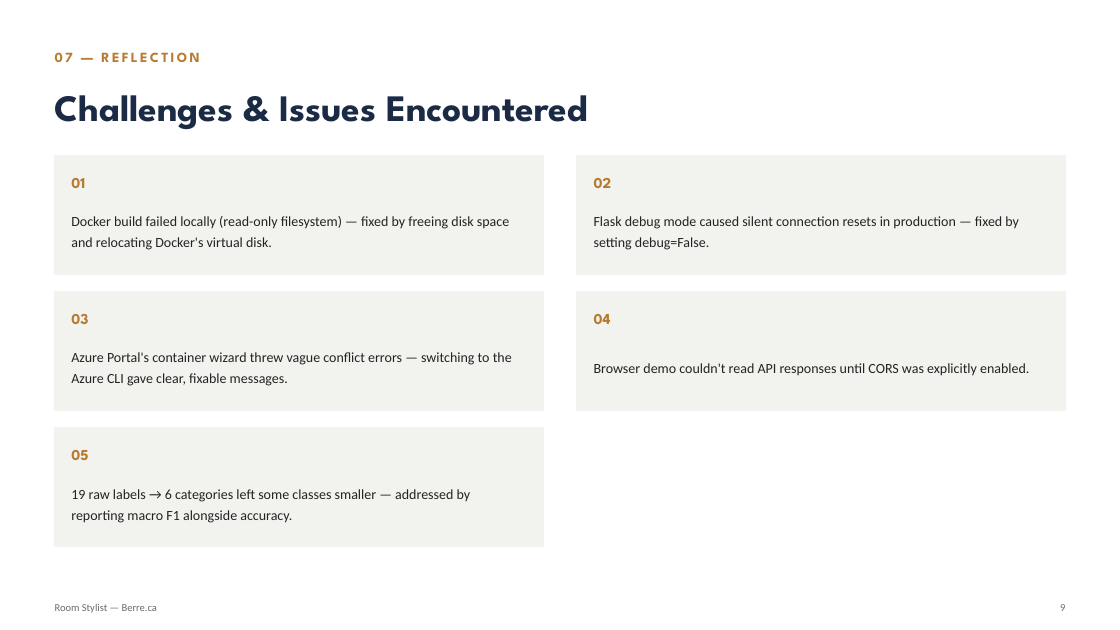
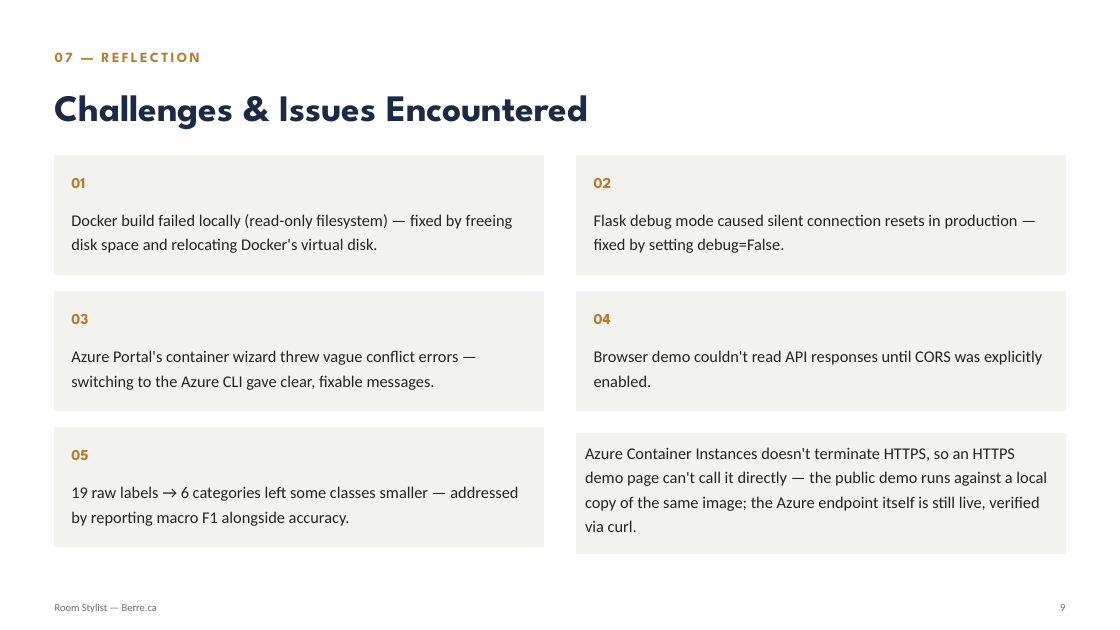
Before and after one commit to Atash22/room-stylist-berre, a slide deck: slide 9 of docs/Room_Stylist_Presentation.pptx. Drawn at 1120x630 pixels with LibreOffice and Linux fonts; fonts in the diff are those of the drawing. Boxes give left, top, right and bottom in pixels: in the first picture for what was removed or moved away, otherwise in the second. Text is boxed around its words. In the diff, an @@ line names an element or a change of style, - is before the commit and + after.

```diff
--- a/docs/Room_Stylist_Presentation.pptx
+++ b/docs/Room_Stylist_Presentation.pptx
@@ rectangle added at (577, 434, 1066, 554), fill #F2F2EF, outline #F2F2EF 1 pt, 14 pt, text #232323 @@
+Azure Container Instances doesn't terminate HTTPS, so an HTTPS demo page can't call it directly — the public demo runs against a local copy of the same image; the Azure endpoint itself is still live, verified via curl.
@@ size 12 to 14 pt in 5 elements at (71, 214, 513, 253), (594, 214, 1018, 253), (71, 350, 459, 390), (594, 350, 1042, 387), (71, 486, 518, 526) @@
```
Also in this commit, not shown: 5 other slides changed, 1 slide removed.
